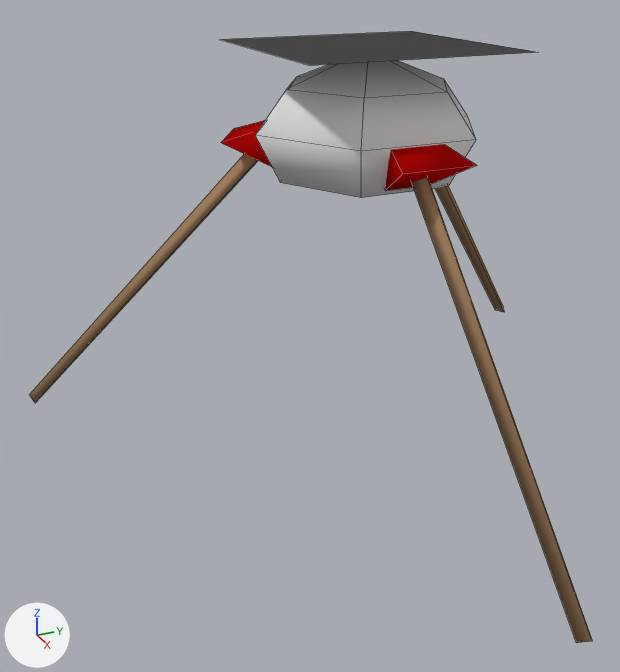
Before and after pictures for a commit that changed the Blender file arm9/art/onion.blend.
Camera for both pictures: a 50 mm camera at (27.4, -14.6, 17.7) aimed at (2.8, -3.5, 5.4). Arrows for +X, +Y and +Z are at lower left; the lights stay in place. Mesh edges are drawn as thin lines.

Names of what the first picture shows: 'Onion'.
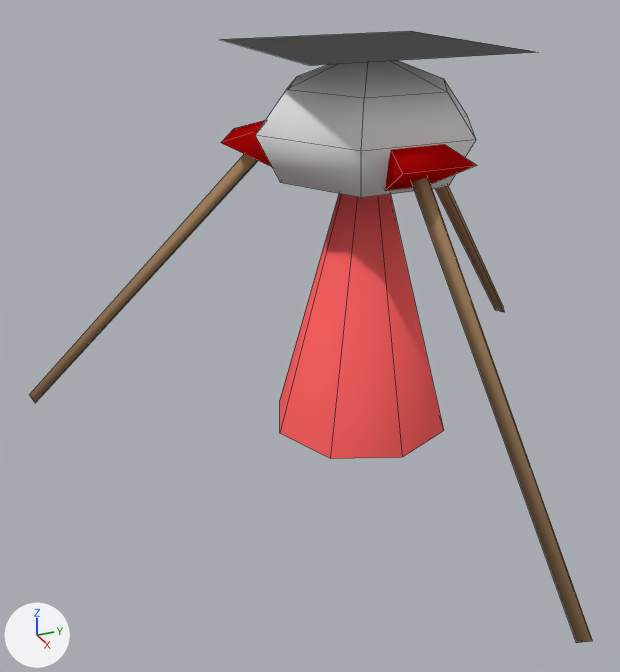
Changed parts and their boxes (x1, y1, x2, y2) in the pictures (620 x 672 px):
part 1 of me_cylinder_005, added (red)
    after: (280, 194, 444, 459)

The edits, one by one:
Material 'alpha=16,id=1|BeamSides' (mat_alpha_16_id_1_beamsides) is new.
Its base color is (1.0, 0.125, 0.125) (red #ff6363).
me_cylinder_005 has 63 vertices, 46 faces and spans x -7.1..14.1, y -12.2..12.2, z 0.0..14.6.
me_cylinder_005 is used by ob_onion; location (0.0, 0.0, 0.0).
Verts and faces of me_cylinder_005; kept vertices keep their numbers, new ones are numbered from 63.
Part 1, on me_cylinder_005:
New vertex 63 is at (0.0, 3.6, 0.0).
New vertex 64 is at (0.0, 0.0, 13.0).
New vertex 65 is at (2.5, 2.5, 0.0), pixel (443, 430).
New vertex 66 is at (3.6, 0.0, 0.0), pixel (402, 457).
New vertex 67 is at (2.5, -2.5, 0.0), pixel (330, 458).
New vertex 68 is at (0.0, -3.6, 0.0), pixel (279, 433).
New vertex 69 is at (-2.5, -2.5, 0.0), pixel (279, 400).
New vertex 70 is at (-3.6, 0.0, 0.0).
New vertex 71 is at (-2.5, 2.5, 0.0).
New faces: (64, 71, 70), (63, 64, 65), (64, 70, 69), (64, 69, 68), (64, 68, 67), (64, 67, 66) (mat_alpha_16_id_1_beamsides (red #ff6363)).
New faces: (63, 71, 64), (64, 66, 65) (mat_alpha_16_id_1_beamsides (red #ff6363)).
me_cylinder_005 now uses material mat_alpha_16_id_1_beamsides (red #ff6363).
